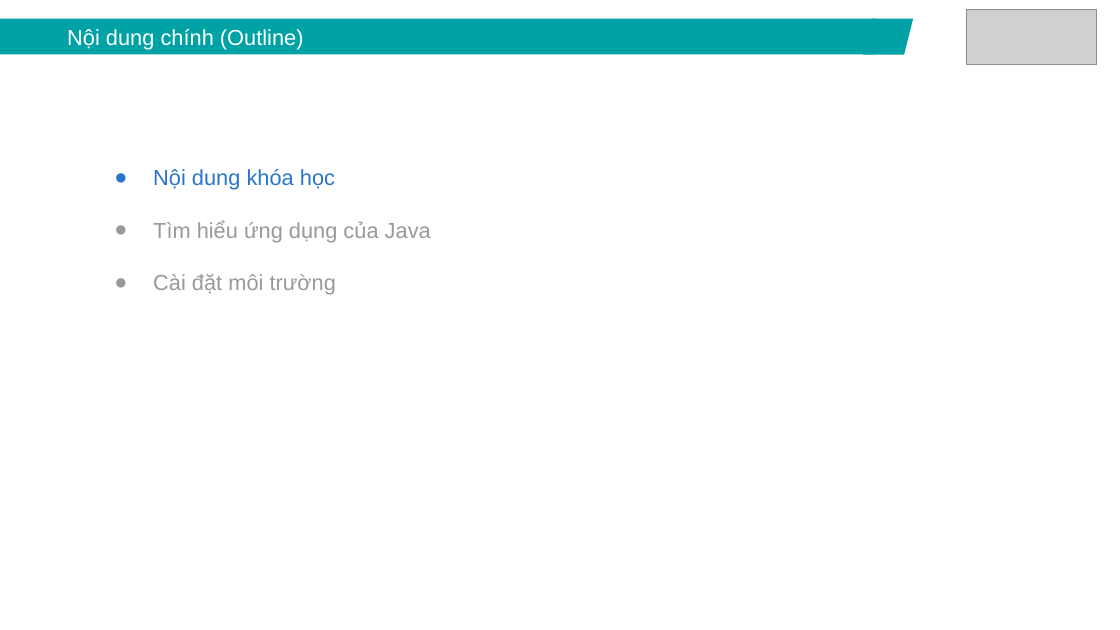
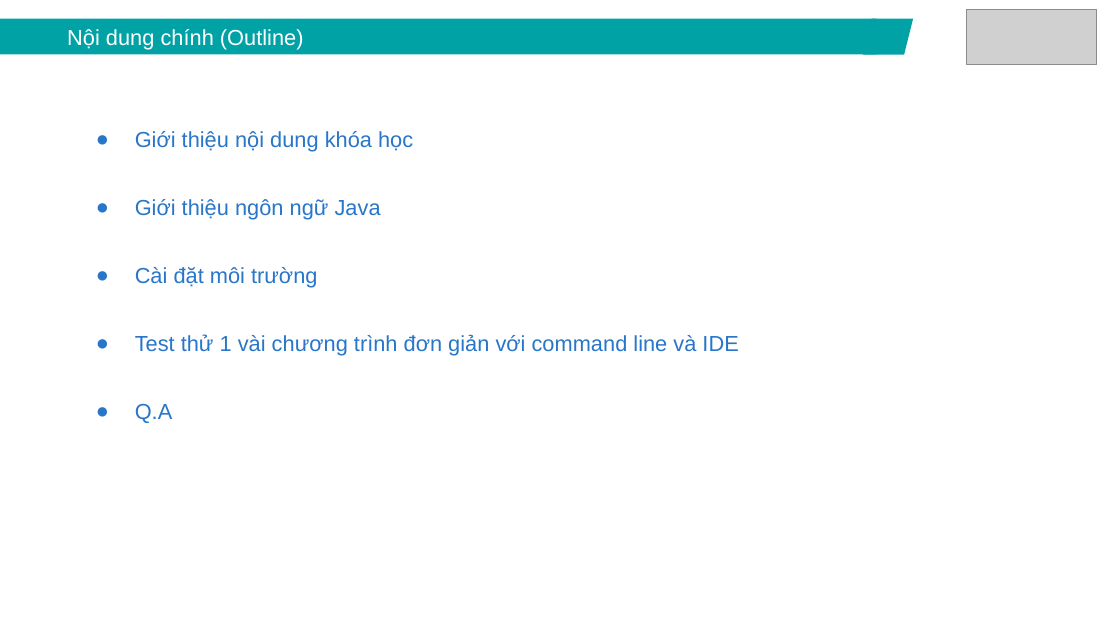
Before and after one commit to lamxung55/javacore, a slide deck: slide 3 of ppt/Java core - Lecture 1 - Introduction.pptx (slide 4 before the commit). Drawn at 1120x630 pixels with LibreOffice and Linux fonts; fonts in the diff are those of the drawing; grey boxes stand for pictures. Boxes give left, top, right and bottom in pixels: in the first picture for what was removed or moved away, otherwise in the second. Text is boxed around its words. In the diff, an @@ line names an element or a change of style, - is before the commit and + after.

```diff
--- a/ppt/Java core - Lecture 1 - Introduction.pptx
+++ b/ppt/Java core - Lecture 1 - Introduction.pptx
@@ text "Giới thiệu nội dung khóa ...": place and size @@
-text "Giới thiệu nội dung khóa ..." at (153,169,431,295)
+text "Giới thiệu nội dung khóa ..." at (135,131,738,423)
@@ text at (135,131,413,220): text changed; text colour #999999 to #2876C9 @@
-● Nội dung khóa học
-● Tìm hiểu ứng dụng của Java
+● Giới thiệu nội dung khóa học
+● Giới thiệu ngôn ngữ Java
@@ text at (135,267,317,288): text colour #999999 to #2876C9 in "Cài đặt môi trường"; more space between paragraphs; bullet colour #999999 to #2876C9 @@
@@ text at (135,334,738,423): paragraphs added @@
+● Test thử 1 vài chương trình đơn giản với command line và IDE
+● Q.A
```
Also in this commit, not shown: 3 other slides changed, 2 slides added, 6 slides removed, 7 other files.
